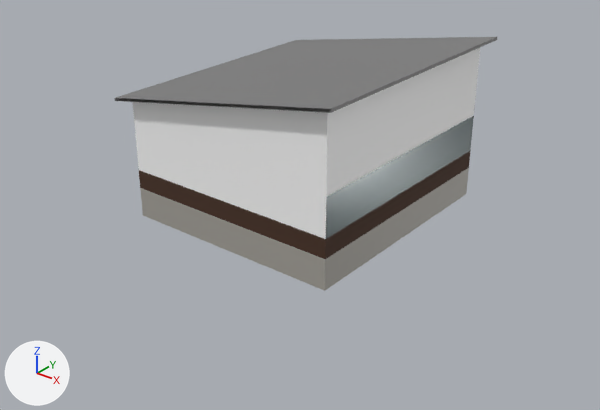
The FBX model unity/Assets/Models/Buildings/a2015/0/mashup-hut_japanese-far.fbx as it was, and as the next commit left it.
The view is the same before and after, from a camera (50 mm lens) standing at (12.47, -15.98, 9.5) and looking at (0.31, -0.78, 0.07). Arrows for +X, +Y and +Z are at lower left; the lights stay in place. The picture after the commit comes second. Where no turn or scale is listed for an object, it has been applied to the vertices.

In view in the first picture: 'a2015.hut_japanese.far'.
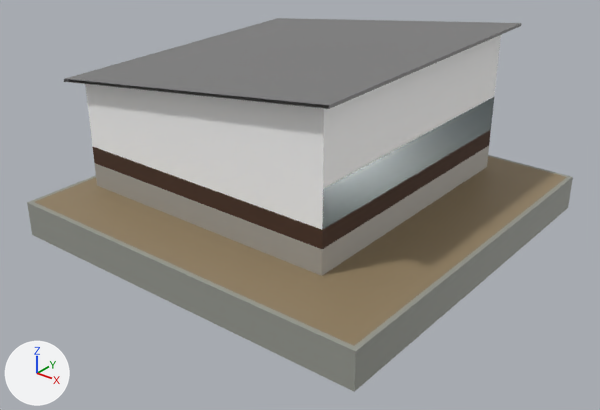
Where the change shows, as pixel boxes [x1, y1, x2, y2] in the pictures (600 x 410 px; the box of a moved part takes in the faces that stretch with it):
'a2015.hut_japanese.far', reshaped (43% wider, 47% taller): before [115, 37, 497, 291]; after [27, 18, 573, 392]
part 1 of me_a2015_800_far_001, added: after [27, 155, 573, 392]
part 2 of me_a2015_800_far_001, moved or reshaped: before [132, 48, 480, 291]; after [85, 35, 501, 276]
part 3 of me_a2015_800_far_001, moved or reshaped: before [115, 37, 497, 113]; after [64, 18, 522, 109]
part 4 of me_a2015_800_far_001, added (brown): after [35, 156, 567, 346]

What the commit changed:
Material 'BD_CONCRETE' (mat_bd_concrete) is new.
Its base color is (0.318, 0.327, 0.291) (grey #999b93).
Its roughness is 0.6.
Material 'PATH_SAND' (mat_path_sand) is new.
Its base color is (0.291, 0.217, 0.122) (brown #938062).
me_a2015_800_far_001 is used by ob_a2015_hut_japanese_far; location (0.0, 0.0, 0.0).
Verts and faces of me_a2015_800_far_001; kept vertices keep their numbers, new ones are numbered from 30.
me_a2015_800_far_001 had 30 vertices, 21 faces and spanned x -3.3..3.3, y -3.55..3.55, z -0.3..4.1.
me_a2015_800_far_001 now has 42 vertices, 28 faces and spans x -5.2..5.2, y -5.2..5.2, z -0.8..4.25.
me_a2015_800_far_001 part 1: a new loose piece, a box spanning x -5.2..5.2, y -5.2..5.2, z -0.8..0.15, in mat_bd_concrete (grey #999b93).
me_a2015_800_far_001 part 2: the loose piece of 22 vertices spanning x -3.0..3.0, y -3.25..3.25, z -0.3..4.05 is scaled about its middle by (1.27, 1.19, 0.955), then moved by (-0.8, 0.48, 0.25).
me_a2015_800_far_001 part 3: the loose piece of 8 vertices spanning x -3.3..3.3, y -3.55..3.55, z 2.87..4.1 is scaled about its middle by (1.27, 1.19, 0.955), then moved by (-0.8, 0.48, 0.18).
Part 4, on me_a2015_800_far_001:
New vertex 30 is at (-5.08, -5.08, 0.16), pixel (33, 201).
New vertex 31 is at (5.08, -5.08, 0.16), pixel (354, 345).
New vertex 32 is at (5.08, 5.08, 0.15), pixel (567, 177).
New vertex 33 is at (-5.08, 5.08, 0.15).
New faces: (30, 31, 32, 33) (mat_path_sand (brown #938062)).
me_a2015_800_far_001 gains material mat_bd_concrete (grey #999b93).
me_a2015_800_far_001 gains material mat_path_sand (brown #938062).
